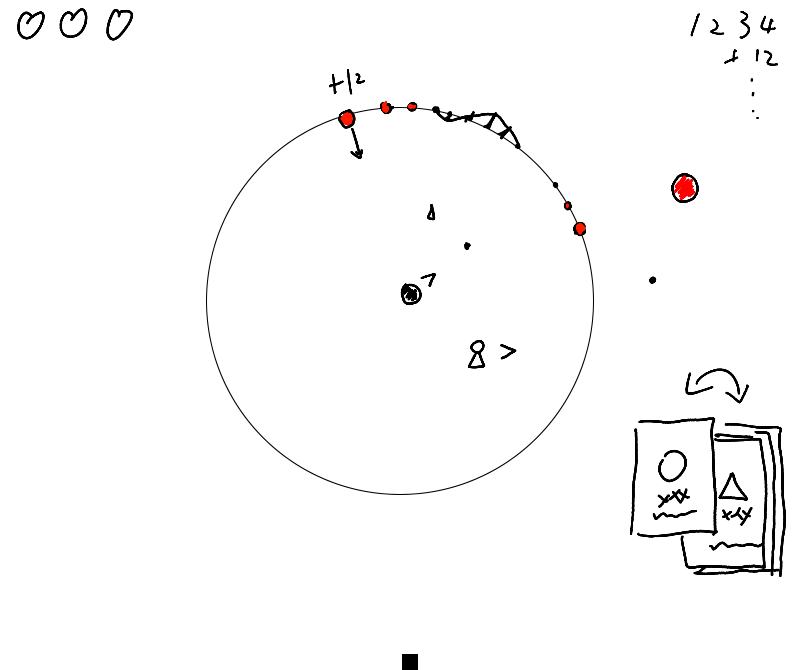
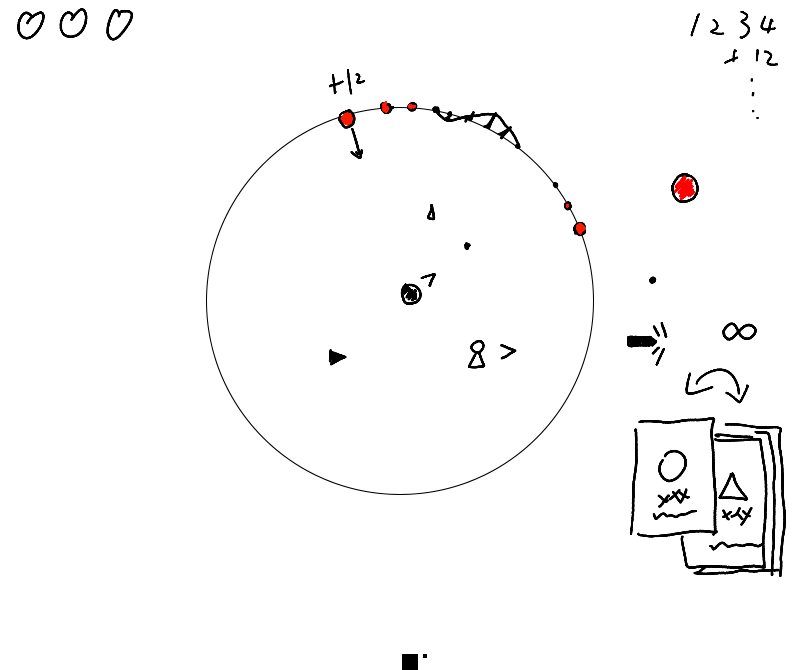
Layered file, before and after one edit (800 x 670). Changes by layer:
added group "画板 3" with 1 layers above "画板 2" over [423, 654, 427, 658]
added layer "图层 7" in group "画板 3" over [423, 654, 427, 658]
added layer "图层 11" in group "画板 1" over [722, 322, 757, 341]
added layer "图层 10" in group "画板 1" over [627, 322, 668, 366]
added layer "图层 9" in group "画板 1" over [328, 349, 347, 366]
